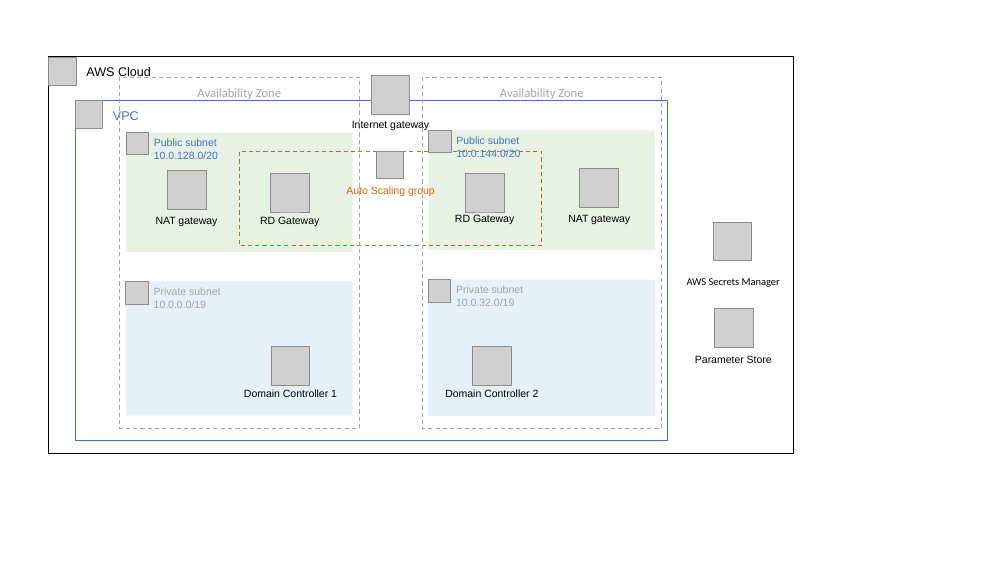
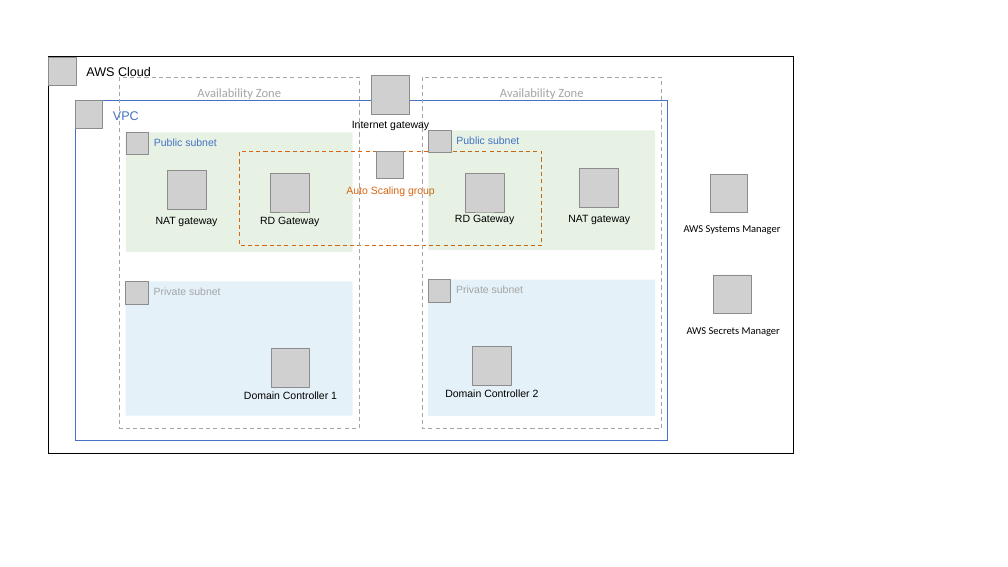
Before and after one commit to aws-quickstart/quickstart-microsoft-activedirectory, a slide deck: slide 1 of docs/images/AD Architecture.pptx (slide 3 before the commit). Drawn at 1008x567 pixels with LibreOffice and Linux fonts; fonts in the diff are those of the drawing; grey boxes stand for pictures. Boxes give left, top, right and bottom in pixels: in the first picture for what was removed or moved away, otherwise in the second. Text is boxed around its words. In the diff, an @@ line names an element or a change of style, - is before the commit and + after.

```diff
--- a/docs/images/AD Architecture.pptx
+++ b/docs/images/AD Architecture.pptx
@@ text in rectangle at [456,149,520,157]: paragraph removed @@
-10.0.144.0/20
@@ text in rectangle at [154,151,218,159]: paragraph removed @@
-10.0.128.0/20
@@ picture added at [710,174,748,212] @@
@@ text added at [684,225,780,234], 10 pt, text #000000 @@
+AWS Systems Manager
@@ text in rectangle at [456,299,514,306]: paragraph removed @@
-10.0.32.0/19
@@ picture: place and size @@
-picture at [713,222,751,260]
+picture at [713,275,751,313]
@@ text in rectangle at [154,301,206,308]: paragraph removed @@
-10.0.0.0/19
@@ text "AWS Secrets Manager": place and size @@
-text "AWS Secrets Manager" at [687,278,780,287]
+text "AWS Secrets Manager" at [687,327,780,336]
@@ picture removed at [715,309,753,347] @@
@@ text removed at [695,355,772,363] @@
-Parameter Store
```
Also in this commit, not shown: 2 other slides changed.
